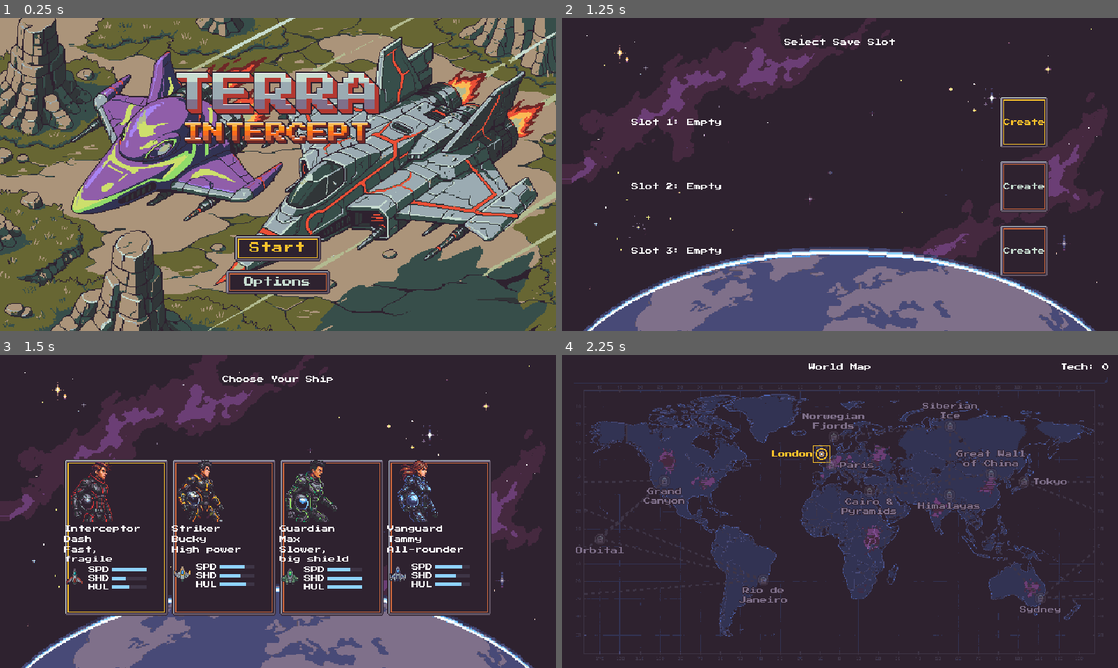
Above: before the commit, frames 1-4 (two rows, left to right).
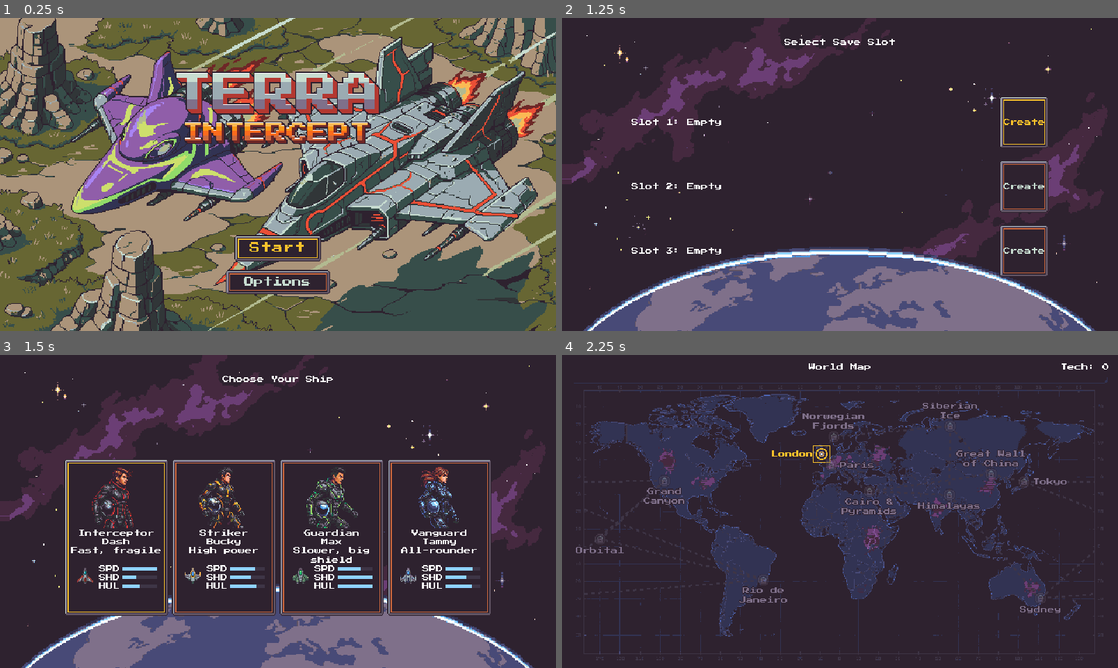
Above: after the commit, the same moments.

Repository: Funfetsunk/terra-intercept
Game: Godot game, scene res://scenes/menus/title_screen.tscn
The game is run twice, just before and just after one commit, with the same random seed, the same clock (stepped at 60 frames per second) and the same inputs.
Inputs (mouse positions are in pixels of both pictures, inside the frame that each line leads up to):
- Up to frame 1 (0.25 s): no input
- Up to frame 2 (1.25 s): click "Start" at 0.5 s
- Up to frame 3 (1.5 s): click "Create" at 1.25 s
- Up to frame 4 (2.25 s): click (678, 536) at 2 s

Frames 1-2 are identical in both runs. In frame 3, 6.0% of the frame differs, in the area x 11-86%, y 33-75%; in frame 4, nothing differs.

Commit message:
Pad and centre ship-select entry contents
The entry's contents now sit 8px in from the frame's sides and 7px from
its top and bottom instead of touching the left edge. Art, labels and
the stats row are centred. The traits label reserves two lines, so the
stats rows line up across all four ships even when a description wraps.

Co-Authored-By: Claude Opus 5.5 <noreply@anthropic.com>
Claude-Session: https://claude.ai/code/session_01H357k7vYWoZ8XVmx2UrTn5

Diff:
--- a/scenes/menus/ship_select_entry.tscn
+++ b/scenes/menus/ship_select_entry.tscn
@@ -8,11 +8,19 @@
 
 [node name="VBoxContainer" type="VBoxContainer" parent="." unique_id=1310911915]
 layout_mode = 0
+anchor_right = 1.0
+anchor_bottom = 1.0
+offset_left = 8.0
+offset_top = 7.0
+offset_right = -8.0
+offset_bottom = -7.0
 mouse_filter = 2
+theme_override_constants/separation = 2
 
 [node name="Swatch" type="ColorRect" parent="VBoxContainer" unique_id=1237554311]
 custom_minimum_size = Vector2(72, 72)
 layout_mode = 2
+size_flags_horizontal = 4
 mouse_filter = 2
 color = Color(0, 0, 0, 0)
 
@@ -25,18 +33,22 @@
 
 [node name="NameLabel" type="Label" parent="VBoxContainer" unique_id=1890638275]
 layout_mode = 2
+horizontal_alignment = 1
 
 [node name="PilotLabel" type="Label" parent="VBoxContainer" unique_id=1577410494]
 layout_mode = 2
+horizontal_alignment = 1
 
 [node name="TraitsLabel" type="Label" parent="VBoxContainer" unique_id=936772512]
-custom_minimum_size = Vector2(0, 16)
+custom_minimum_size = Vector2(0, 19)
 layout_mode = 2
+horizontal_alignment = 1
 autowrap_mode = 3
 
 [node name="StatsRow" type="HBoxContainer" parent="VBoxContainer" unique_id=1259779762]
 layout_mode = 2
 theme_override_constants/separation = 4
+alignment = 1
 
 [node name="Icon" type="TextureRect" parent="VBoxContainer/StatsRow" unique_id=305534337]
 texture_filter = 1
